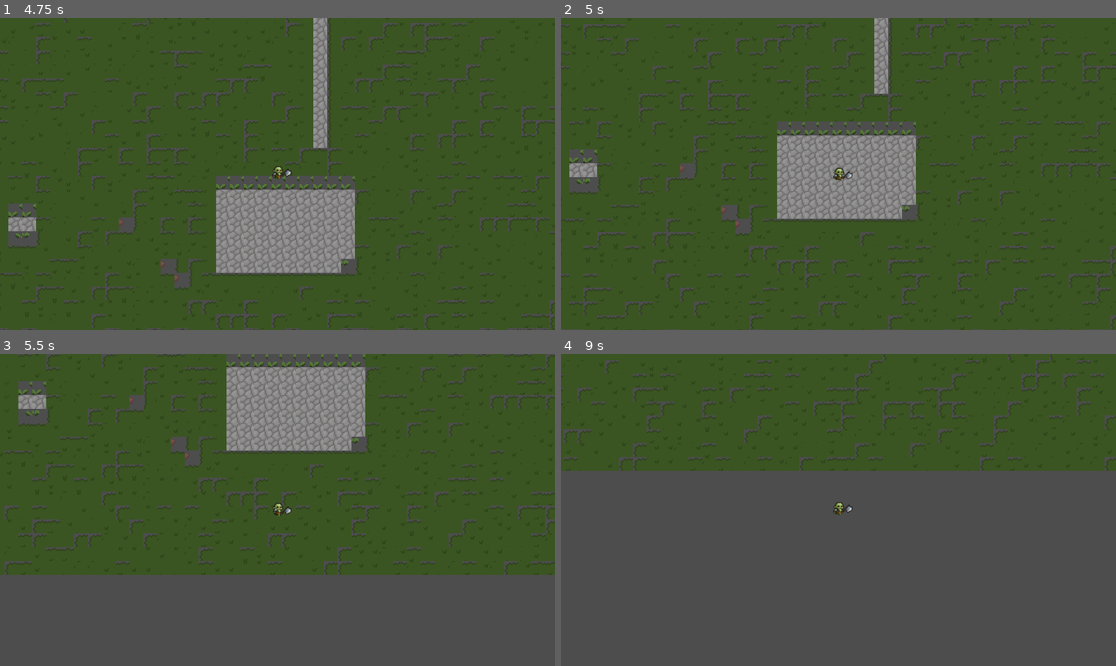
Above: before the commit, frames 1-4 (two rows, left to right).
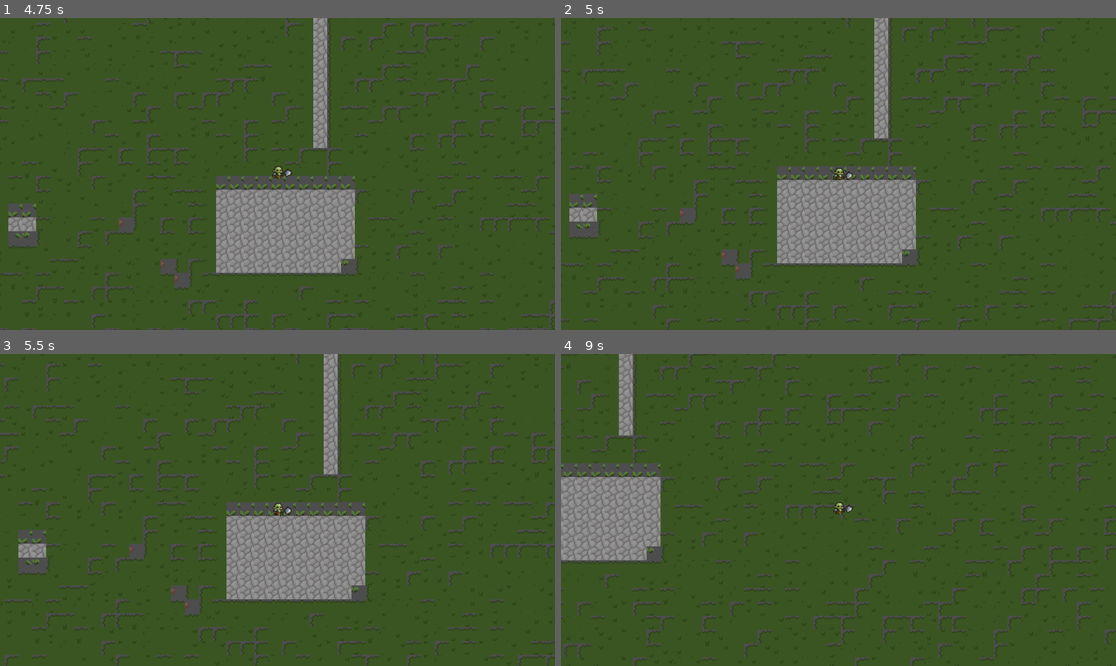
Above: after the commit, the same moments.

Repository: Odysseas-NS/two-stooges-repo
Game: Godot game, scene res://scenes/main.tscn
Two runs of this game, one before a commit and one after it. Both use one fixed random seed, a clock stepped at 60 frames per second and the inputs below.
Inputs:
- Up to frame 1 (4.75 s): tap Enter at 0.5 s; hold D (right) 0.53-1.28 s; tap A (letf) every 0.75 s from 0.6 to 4.35 s; hold Down (down) 1.28-2.03 s; hold D (right) 2.03-2.78 s; hold W (up) 2.78-3.53 s; hold Down (down) from 3.53 s (still down)
- Up to frame 2 (5 s): keep holding Down (down)
- Up to frame 3 (5.5 s): keep holding Down (down); tap A (letf) at 5.1 s
- Up to frame 4 (9 s): release Down (down) at 5.78 s; hold D (right) 5.78-6.53 s; tap A (letf) every 0.75 s from 5.85 to 8.85 s; hold W (up) 6.53-7.28 s; hold D (right) 7.28-8.03 s; hold Down (down) from 8.03 s (still down)

Frame 1 is identical in both runs. In frame 2, 19% of the frame differs, in the area x 0-100%, y 0-100%; in frame 3, 48%; in frame 4, 64%.

Commit message:
Added basic map, character, npcs collision

Diff:
--- a/scenes/characters/orc.tscn
+++ b/scenes/characters/orc.tscn
@@ -55,6 +55,10 @@
 &"right": SubResource("Animation_kq1j6")
 }
 
+[sub_resource type="CapsuleShape2D" id="CapsuleShape2D_kq1j6"]
+radius = 4.0
+height = 14.0
+
 [node name="Orc" type="CharacterBody2D"]
 script = ExtResource("1_hhhgf")
 
@@ -71,3 +75,7 @@
 libraries = {
 &"": SubResource("AnimationLibrary_fjg81")
 }
+
+[node name="CollisionShape2D" type="CollisionShape2D" parent="."]
+position = Vector2(1, 0)
+shape = SubResource("CapsuleShape2D_kq1j6")
--- a/scenes/maps/testing_map/testing_map.tscn
+++ b/scenes/maps/testing_map/testing_map.tscn
@@ -380,22 +380,31 @@
 8:9/0 = 0
 9:9/0 = 0
 9:9/0/terrain_set = 0
+9:9/0/physics_layer_0/polygon_0/points = PackedVector2Array(-8, -8, 8, -8, 8, 8, -8, 8)
 10:9/0 = 0
 10:9/0/terrain_set = 0
+10:9/0/physics_layer_0/polygon_0/points = PackedVector2Array(-8, -8, 8, -8, 8, 8, -8, 8)
 11:9/0 = 0
 11:9/0/terrain_set = 0
+11:9/0/physics_layer_0/polygon_0/points = PackedVector2Array(-8, -8, 8, -8, 8, 8, -8, 8)
 12:9/0 = 0
 12:9/0/terrain_set = 0
+12:9/0/physics_layer_0/polygon_0/points = PackedVector2Array(-8, -8, 8, -8, 8, 8, -8, 8)
 13:9/0 = 0
 13:9/0/terrain_set = 0
+13:9/0/physics_layer_0/polygon_0/points = PackedVector2Array(-8, -8, 8, -8, 8, 8, -8, 8)
 14:9/0 = 0
 14:9/0/terrain_set = 0
+14:9/0/physics_layer_0/polygon_0/points = PackedVector2Array(-8, -8, 8, -8, 8, 8, -8, 8)
 15:9/0 = 0
 15:9/0/terrain_set = 0
+15:9/0/physics_layer_0/polygon_0/points = PackedVector2Array(-8, -8, 8, -8, 8, 8, -8, 8)
 16:9/0 = 0
 16:9/0/terrain_set = 0
+16:9/0/physics_layer_0/polygon_0/points = PackedVector2Array(-8, -8, 8, -8, 8, 8, -8, 8)
 17:9/0 = 0
 17:9/0/terrain_set = 0
+17:9/0/physics_layer_0/polygon_0/points = PackedVector2Array(-8, -8, 8, -8, 8, 8, -8, 8)
 18:9/0 = 0
 18:9/0/terrain_set = 0
 19:9/0 = 0
@@ -406,11 +415,14 @@
 8:10/0 = 0
 9:10/0 = 0
 9:10/0/terrain_set = 0
+9:10/0/physics_layer_0/polygon_0/points = PackedVector2Array(-8, -8, 8, -8, 8, 8, -8, 8)
 10:10/0 = 0
 10:10/0/terrain_set = 0
+10:10/0/physics_layer_0/polygon_0/points = PackedVector2Array(-8, -8, 8, -8, 8, 8, -8, 8)
 11:10/0 = 0
 11:10/0/terrain_set = 0
 11:10/0/terrain = 1
+11:10/0/physics_layer_0/polygon_0/points = PackedVector2Array(-8, -8, 8, -8, 8, 8, -8, 8)
 11:10/0/terrains_peering_bit/right_side = 1
 11:10/0/terrains_peering_bit/bottom_right_corner = 1
 11:10/0/terrains_peering_bit/bottom_side = 1
@@ -421,18 +433,24 @@
 11:10/0/terrains_peering_bit/top_right_corner = 1
 12:10/0 = 0
 12:10/0/terrain_set = 0
+12:10/0/physics_layer_0/polygon_0/points = PackedVector2Array(-8, -8, 8, -8, 8, 8, -8, 8)
 12:10/0/terrains_peering_bit/top_left_corner = 1
 13:10/0 = 0
 13:10/0/terrain_set = 0
+13:10/0/physics_layer_0/polygon_0/points = PackedVector2Array(-8, -8, 8, -8, 8, 8, -8, 8)
 14:10/0 = 0
 14:10/0/terrain_set = 0
+14:10/0/physics_layer_0/polygon_0/points = PackedVector2Array(-8, -8, 8, -8, 8, 8, -8, 8)
 15:10/0 = 0
 15:10/0/terrain_set = 0
+15:10/0/physics_layer_0/polygon_0/points = PackedVector2Array(-8, -8, 8, -8, 8, 8, -8, 8)
 15:10/0/terrains_peering_bit/right_side = 1
 16:10/0 = 0
 16:10/0/terrain_set = 0
+16:10/0/physics_layer_0/polygon_0/points = PackedVector2Array(-8, -8, 8, -8, 8, 8, -8, 8)
 17:10/0 = 0
 17:10/0/terrain_set = 0
+17:10/0/physics_layer_0/polygon_0/points = PackedVector2Array(-8, -8, 8, -8, 8, 8, -8, 8)
 18:10/0 = 0
 18:10/0/terrain_set = 0
 19:10/0 = 0
@@ -443,22 +461,31 @@
 8:11/0 = 0
 9:11/0 = 0
 9:11/0/terrain_set = 0
+9:11/0/physics_layer_0/polygon_0/points = PackedVector2Array(-8, -8, 8, -8, 8, 8, -8, 8)
 10:11/0 = 0
 10:11/0/terrain_set = 0
+10:11/0/physics_layer_0/polygon_0/points = PackedVector2Array(-8, -8, 8, -8, 8, 8, -8, 8)
 11:11/0 = 0
 11:11/0/terrain_set = 0
+11:11/0/physics_layer_0/polygon_0/points = PackedVector2Array(-8, -8, 8, -8, 8, 8, -8, 8)
 12:11/0 = 0
 12:11/0/terrain_set = 0
+12:11/0/physics_layer_0/polygon_0/points = PackedVector2Array(-8, -8, 8, -8, 8, 8, -8, 8)
 13:11/0 = 0
 13:11/0/terrain_set = 0
+13:11/0/physics_layer_0/polygon_0/points = PackedVector2Array(-8, -8, 8, -8, 8, 8, -8, 8)
 14:11/0 = 0
 14:11/0/terrain_set = 0
+14:11/0/physics_layer_0/polygon_0/points = PackedVector2Array(-8, -8, 8, -8, 8, 8, -8, 8)
 15:11/0 = 0
 15:11/0/terrain_set = 0
+15:11/0/physics_layer_0/polygon_0/points = PackedVector2Array(-8, -8, 8, -8, 8, 8, -8, 8)
 16:11/0 = 0
 16:11/0/terrain_set = 0
+16:11/0/physics_layer_0/polygon_0/points = PackedVector2Array(-8, -8, 8, -8, 8, 8, -8, 8)
 17:11/0 = 0
 17:11/0/terrain_set = 0
+17:11/0/physics_layer_0/polygon_0/points = PackedVector2Array(-8, -8, 8, -8, 8, 8, -8, 8)
 18:11/0 = 0
 18:11/0/terrain_set = 0
 19:11/0 = 0
@@ -470,22 +497,31 @@
 8:12/0 = 0
 9:12/0 = 0
 9:12/0/terrain_set = 0
+9:12/0/physics_layer_0/polygon_0/points = PackedVector2Array(-8, -8, 8, -8, 8, 8, -8, 8)
 10:12/0 = 0
 10:12/0/terrain_set = 0
+10:12/0/physics_layer_0/polygon_0/points = PackedVector2Array(-8, -8, 8, -8, 8, 8, -8, 8)
 11:12/0 = 0
 11:12/0/terrain_set = 0
+11:12/0/physics_layer_0/polygon_0/points = PackedVector2Array(-8, -8, 8, -8, 8, 8, -8, 8)
 12:12/0 = 0
 12:12/0/terrain_set = 0
+12:12/0/physics_layer_0/polygon_0/points = PackedVector2Array(-8, -8, 8, -8, 8, 8, -8, 8)
 13:12/0 = 0
 13:12/0/terrain_set = 0
+13:12/0/physics_layer_0/polygon_0/points = PackedVector2Array(-8, -8, 8, -8, 8, 8, -8, 8)
 14:12/0 = 0
 14:12/0/terrain_set = 0
+14:12/0/physics_layer_0/polygon_0/points = PackedVector2Array(-8, -8, 8, -8, 8, 8, -8, 8)
 15:12/0 = 0
 15:12/0/terrain_set = 0
+15:12/0/physics_layer_0/polygon_0/points = PackedVector2Array(-8, -8, 8, -8, 8, 8, -8, 8)
 16:12/0 = 0
 16:12/0/terrain_set = 0
+16:12/0/physics_layer_0/polygon_0/points = PackedVector2Array(-8, -8, 8, -8, 8, 8, -8, 8)
 17:12/0 = 0
 17:12/0/terrain_set = 0
+17:12/0/physics_layer_0/polygon_0/points = PackedVector2Array(-8, -8, 8, -8, 8, 8, -8, 8)
 18:12/0 = 0
 18:12/0/terrain_set = 0
 19:12/0 = 0
@@ -497,22 +533,31 @@
 8:13/0 = 0
 9:13/0 = 0
 9:13/0/terrain_set = 0
+9:13/0/physics_layer_0/polygon_0/points = PackedVector2Array(-8, -8, 8, -8, 8, 8, -8, 8)
 10:13/0 = 0
 10:13/0/terrain_set = 0
+10:13/0/physics_layer_0/polygon_0/points = PackedVector2Array(-8, -8, 8, -8, 8, 8, -8, 8)
 11:13/0 = 0
 11:13/0/terrain_set = 0
+11:13/0/physics_layer_0/polygon_0/points = PackedVector2Array(-8, -8, 8, -8, 8, 8, -8, 8)
 12:13/0 = 0
 12:13/0/terrain_set = 0
+12:13/0/physics_layer_0/polygon_0/points = PackedVector2Array(-8, -8, 8, -8, 8, 8, -8, 8)
 13:13/0 = 0
 13:13/0/terrain_set = 0
+13:13/0/physics_layer_0/polygon_0/points = PackedVector2Array(-8, -8, 8, -8, 8, 8, -8, 8)
 14:13/0 = 0
 14:13/0/terrain_set = 0
+14:13/0/physics_layer_0/polygon_0/points = PackedVector2Array(-8, -8, 8, -8, 8, 8, -8, 8)
 15:13/0 = 0
 15:13/0/terrain_set = 0
+15:13/0/physics_layer_0/polygon_0/points = PackedVector2Array(-8, -8, 8, -8, 8, 8, -8, 8)
 16:13/0 = 0
 16:13/0/terrain_set = 0
+16:13/0/physics_layer_0/polygon_0/points = PackedVector2Array(-8, -8, 8, -8, 8, 8, -8, 8)
 17:13/0 = 0
 17:13/0/terrain_set = 0
+17:13/0/physics_layer_0/polygon_0/points = PackedVector2Array(-8, -8, 8, -8, 8, 8, -8, 8)
 18:13/0 = 0
 19:13/0 = 0
 20:13/0 = 0
@@ -523,22 +568,31 @@
 8:14/0 = 0
 9:14/0 = 0
 9:14/0/terrain_set = 0
+9:14/0/physics_layer_0/polygon_0/points = PackedVector2Array(-8, -8, 8, -8, 8, 8, -8, 8)
 10:14/0 = 0
 10:14/0/terrain_set = 0
+10:14/0/physics_layer_0/polygon_0/points = PackedVector2Array(-8, -8, 8, -8, 8, 8, -8, 8)
 11:14/0 = 0
 11:14/0/terrain_set = 0
+11:14/0/physics_layer_0/polygon_0/points = PackedVector2Array(-8, -8, 8, -8, 8, 8, -8, 8)
 12:14/0 = 0
 12:14/0/terrain_set = 0
+12:14/0/physics_layer_0/polygon_0/points = PackedVector2Array(-8, -8, 8, -8, 8, 8, -8, 8)
 13:14/0 = 0
 13:14/0/terrain_set = 0
+13:14/0/physics_layer_0/polygon_0/points = PackedVector2Array(-8, -8, 8, -8, 8, 8, -8, 8)
 14:14/0 = 0
 14:14/0/terrain_set = 0
+14:14/0/physics_layer_0/polygon_0/points = PackedVector2Array(-8, -8, 8, -8, 8, 8, -8, 8)
 15:14/0 = 0
 15:14/0/terrain_set = 0
+15:14/0/physics_layer_0/polygon_0/points = PackedVector2Array(-8, -8, 8, -8, 8, 8, -8, 8)
 16:14/0 = 0
 16:14/0/terrain_set = 0
+16:14/0/physics_layer_0/polygon_0/points = PackedVector2Array(-8, -8, 8, -8, 8, 8, -8, 8)
 17:14/0 = 0
 17:14/0/terrain_set = 0
+17:14/0/physics_layer_0/polygon_0/points = PackedVector2Array(-8, -8, 8, -8, 8, 8, -8, 8)
 18:14/0 = 0
 19:14/0 = 0
 20:14/0 = 0
@@ -1218,6 +1272,7 @@
 6:11/0/terrains_peering_bit/top_left_corner = 2
 
 [sub_resource type="TileSet" id="TileSet_md1eb"]
+physics_layer_0/collision_layer = 1
 terrain_set_0/mode = 0
 terrain_set_0/terrain_0/name = "Terrain 0"
 terrain_set_0/terrain_0/color = Color(0.5, 0.34375, 0.25, 1)
--- a/scenes/npcs/enemies/soldier.tscn
+++ b/scenes/npcs/enemies/soldier.tscn
@@ -132,15 +132,22 @@
 &"walk": SubResource("Animation_walk")
 }
 
+[sub_resource type="CapsuleShape2D" id="CapsuleShape2D_1xrkw"]
+radius = 4.0
+height = 14.0
+
 [node name="Soldier" type="CharacterBody2D"]
 script = ExtResource("1_soldier")
 
 [node name="Sprite2D" type="Sprite2D" parent="."]
 texture = ExtResource("2_idle")
 hframes = 6
-frame = 0
 
 [node name="AnimationPlayer" type="AnimationPlayer" parent="."]
 libraries = {
 &"": SubResource("AnimationLibrary_soldier")
 }
+
+[node name="CollisionShape2D" type="CollisionShape2D" parent="."]
+position = Vector2(0, -1)
+shape = SubResource("CapsuleShape2D_1xrkw")
Not shown: 1 places in scenes/characters/orc.tscn that only renumber resources
Not shown: 1 places in scenes/npcs/enemies/soldier.tscn that only renumber resources
